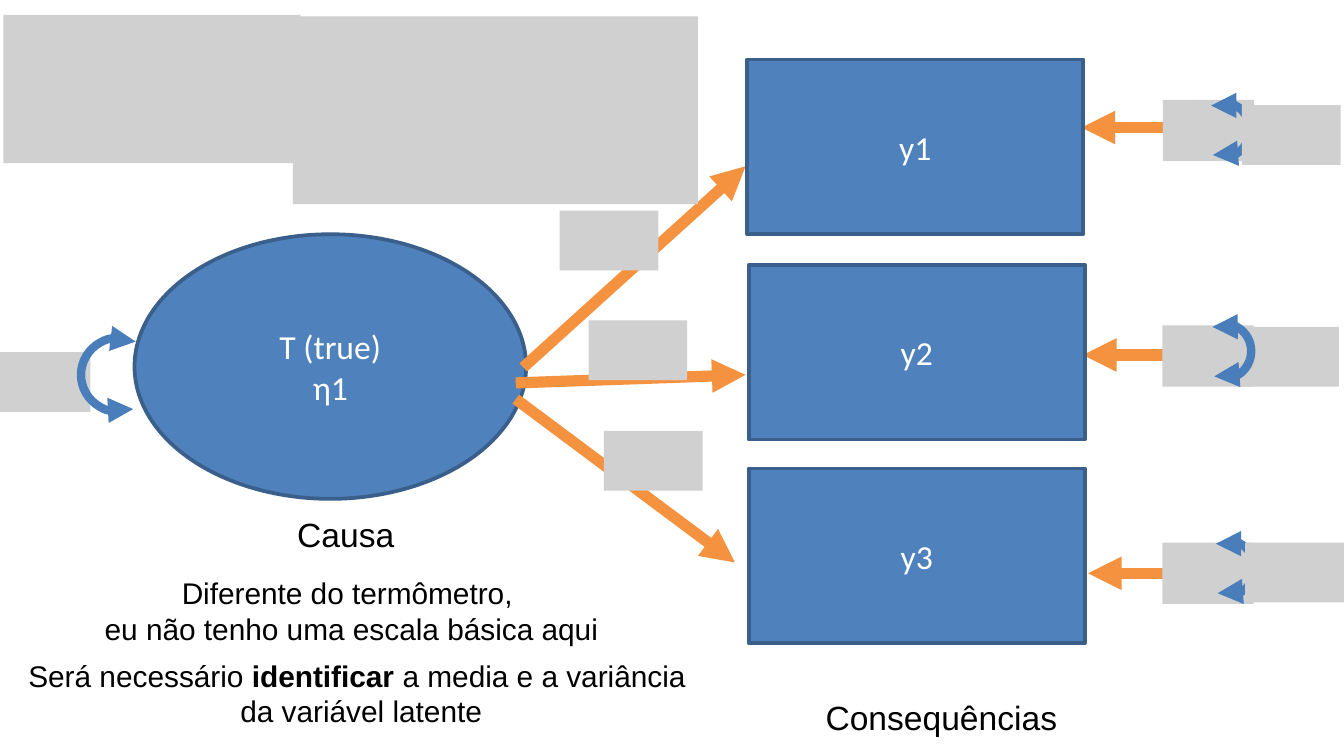
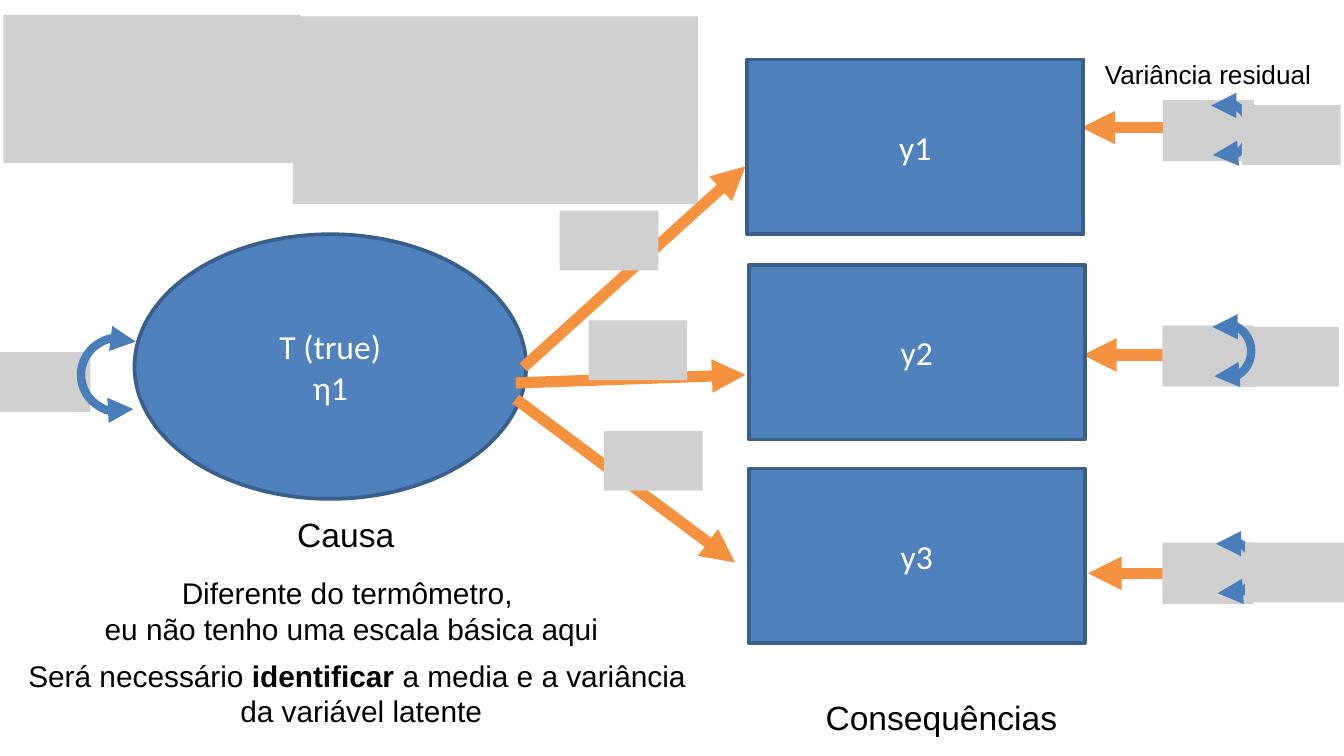
Before and after one commit to anovabr/psicometria_aplicada, a slide deck: slide 19 of slides/Aula 3 - A proposta da EFA.pptx (slide 14 before the commit). Drawn at 1344x756 pixels with LibreOffice and Linux fonts; fonts in the diff are those of the drawing; grey boxes stand for pictures; background and template pictures are left out. Boxes give left, top, right and bottom in pixels: in the first picture for what was removed or moved away, otherwise in the second. Text is boxed around its words. In the diff, an @@ line names an element or a change of style, - is before the commit and + after.

```diff
--- a/slides/Aula 3 - A proposta da EFA.pptx
+++ b/slides/Aula 3 - A proposta da EFA.pptx
@@ text added at <box>1105,65,1311,85</box>, 14 pt, text #000000 @@
+Variância residual
```
Also in this commit, not shown: 17 other slides changed, 16 slides added, 25 slides removed, 3 other files.
